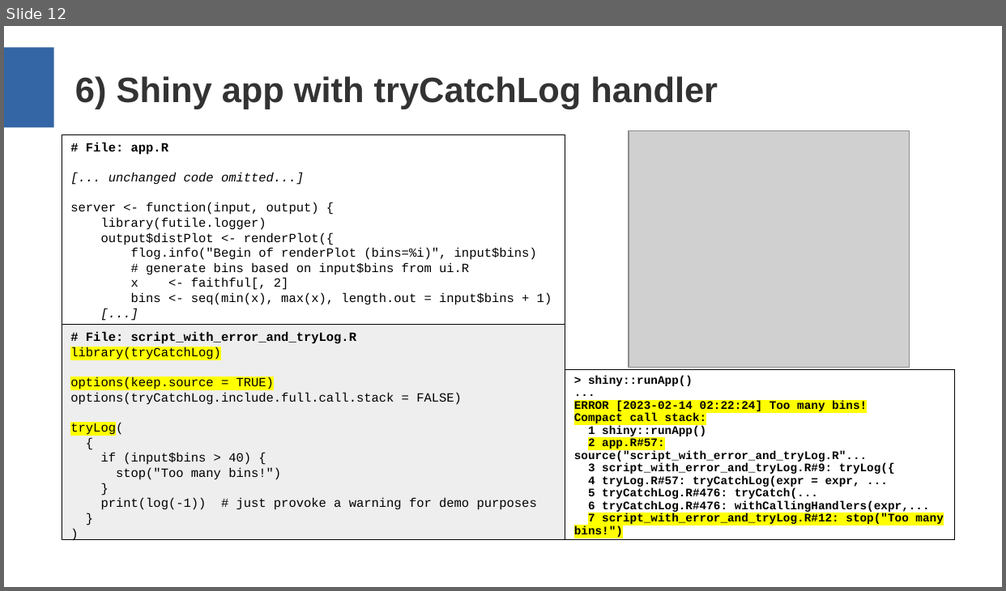
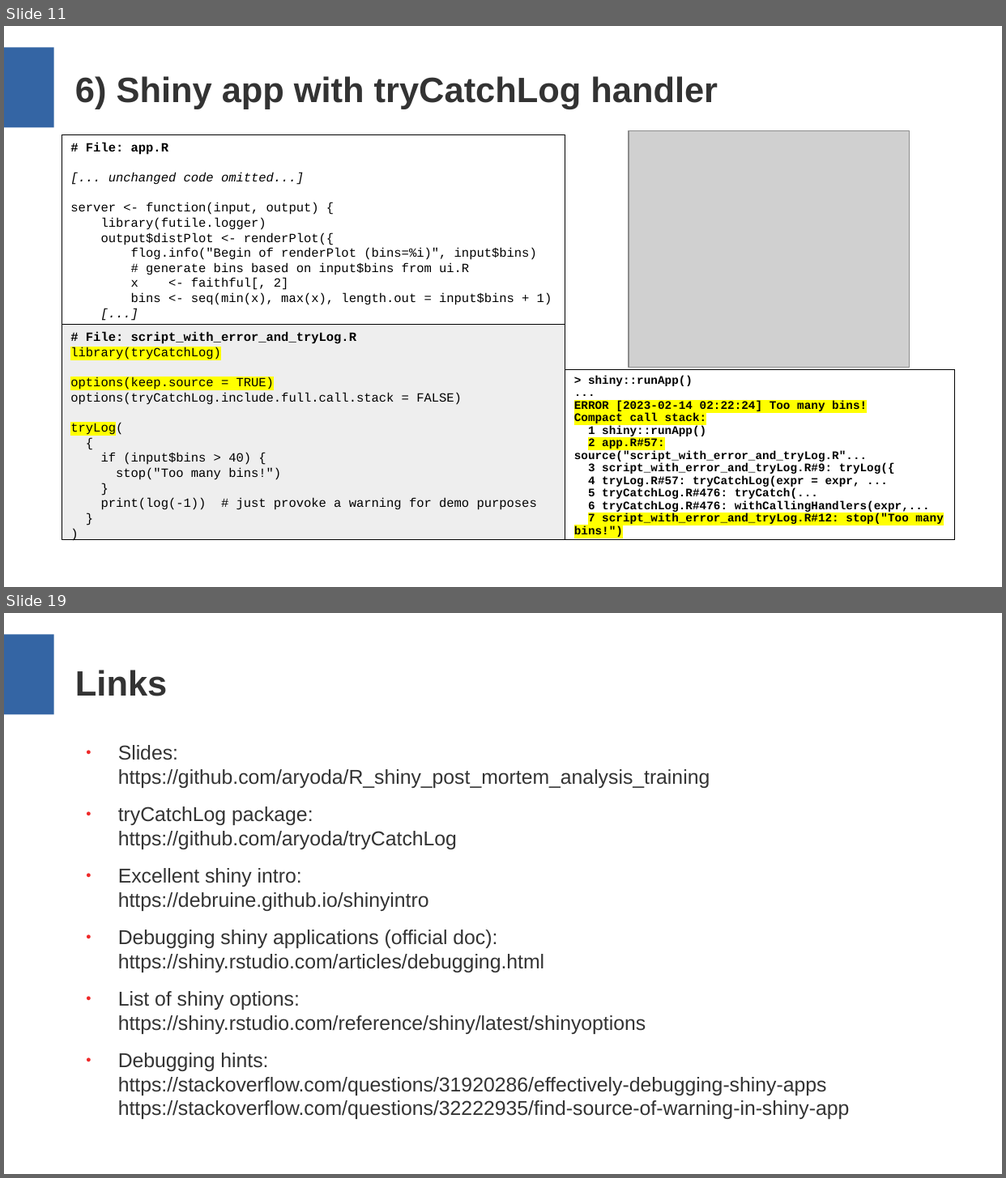
Before and after one commit to aryoda/R_shiny_post_mortem_analysis_training, a slide deck: Training slides.odp. Shown one above the other, each under a label of ours: slide 12 before the commit, slides 11 and 19 after it; the slides between them are not shown. The pictures are 1006x591 and 1006x1178 pixels, drawn with LibreOffice and Linux fonts; fonts in the diff are those of the drawing; grey boxes stand for pictures. Boxes give left, top, right and bottom in pixels: in the first picture for what was removed or moved away, otherwise in the second. Text is boxed around its words. In the diff, an @@ line names an element or a change of style, - is before the commit and + after.

```diff
--- a/Training slides.odp
+++ b/Training slides.odp
@@ slide 19 added at [4,613,1002,1174], background #FFFFFF; not listed: 1 template element that a slide beside it also shows @@
@@ title added at [75,670,167,696], 28 pt, text #333333, bold @@
+Links
@@ text added at [118,745,850,1119], 16 pt, text #333333 @@
+● Slides:
+  https://github.com/aryoda/R_shiny_post_mortem_analysis_training
+● tryCatchLog package:
+  https://github.com/aryoda/tryCatchLog
+● Excellent shiny intro:
+  https://debruine.github.io/shinyintro
+● Debugging shiny applications (official doc):
+  https://shiny.rstudio.com/articles/debugging.html
+● List of shiny options:
+  https://shiny.rstudio.com/reference/shiny/latest/shinyoptions
+● Debugging hints:
+  https://stackoverflow.com/questions/31920286/effectively-debugging-shiny-apps
+  https://stackoverflow.com/questions/32222935/find-source-of-warning-in-shiny-app
@@ what was slide 12 is now slide 11 @@
```
Also in this commit, not shown: 4 slides changed, 4 other slides added, 2 other files.
